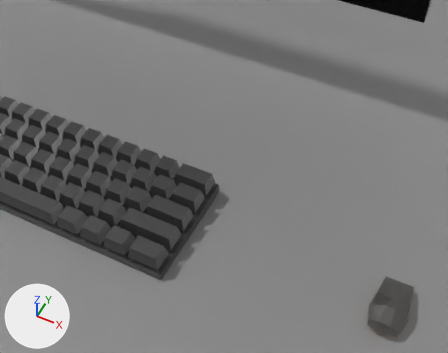
Before and after pictures for a commit that changed the Blender file models/scene.blend.
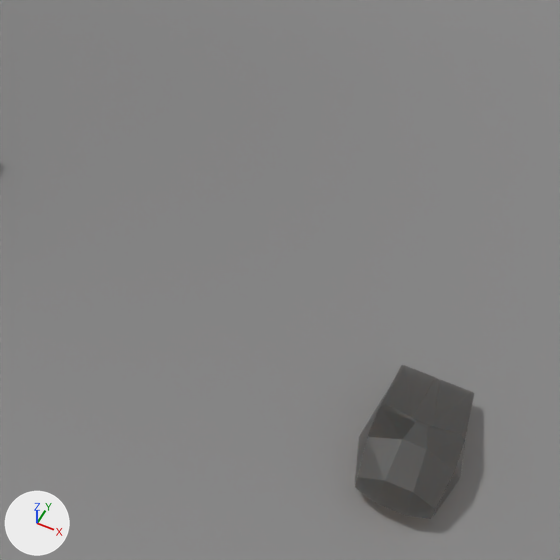
There are two pictures of each version: one from a 50 mm lens placed at (0.294, -0.368, 0.459), pointed at (0.163, -0.106, 0.131), one close up on the part from 51% to 100% of the width and 38% to 100% of the height. The lights are fixed; the arrows at lower left show +X, +Y and +Z. The first two pictures are the older version.

In view in the first close-up: 'Desk', 'Mouse'.
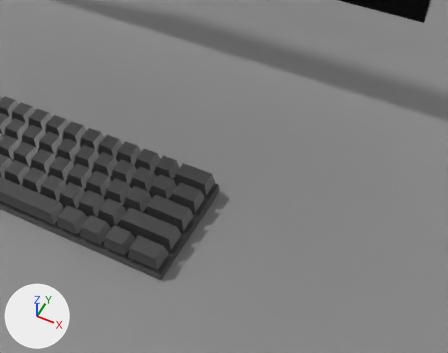
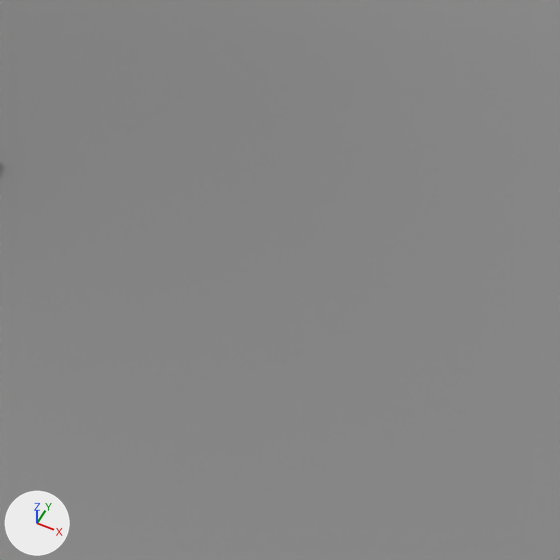
Patch to the scene script:
```diff
--- a/models/scene.blend.py
+++ b/models/scene.blend.py
@@ ob_mouse @@
 ob_mouse.rotation_euler = (1.571, 0.0, 0.0)  # degrees (90, 0, 0)
+ob_mouse.hide_set(True)
```

Pixel boxes [x1, y1, x2, y2] of what changed, in the close-ups (560 x 560 px):
'Mouse', hidden
    before: [355, 365, 474, 519]
